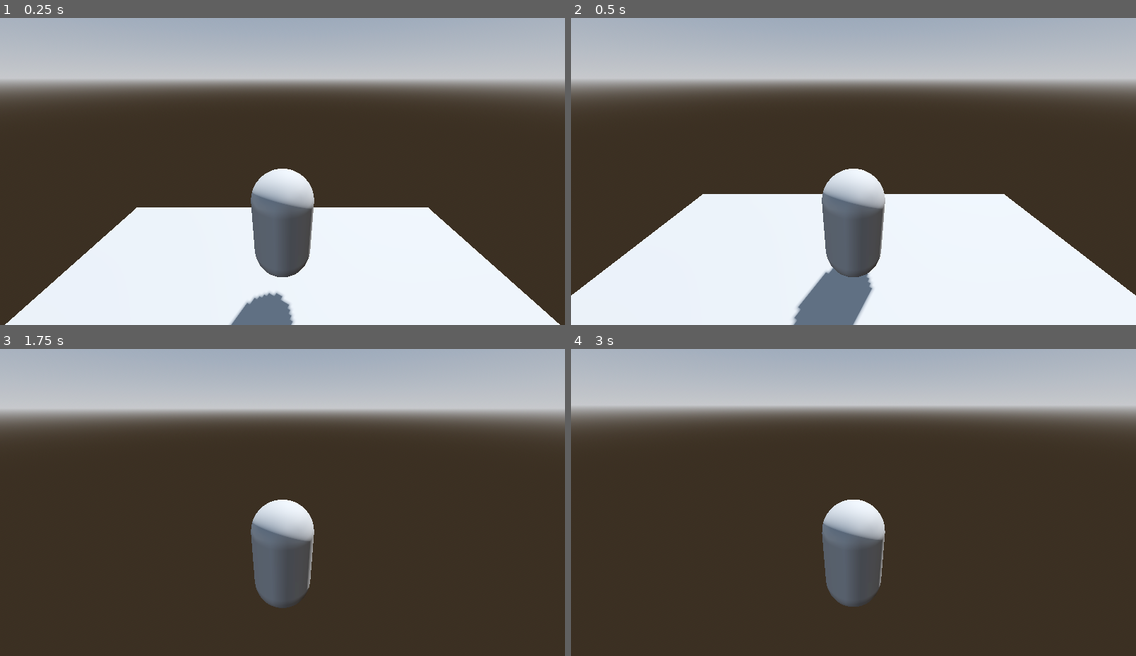
Above: before the commit, frames 1-4 (two rows, left to right).
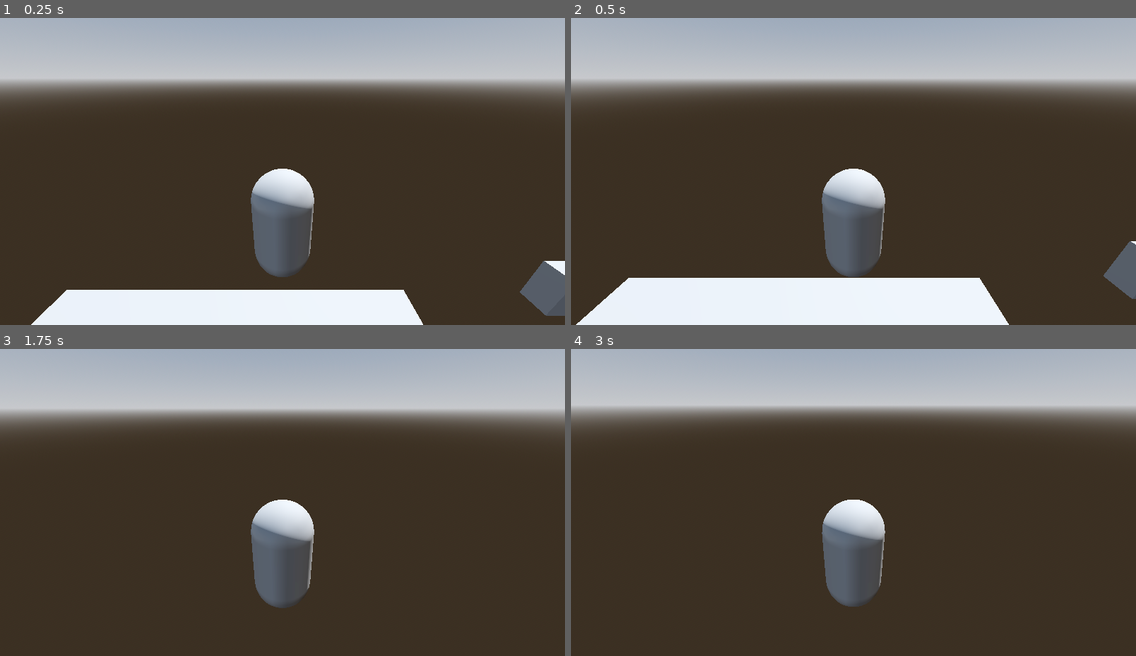
Above: after the commit, the same moments.

Repository: Git-Outtahereman/3DGodotouttahere
Game: Godot game, scene res://Level.tscn
Same seed, same stepped clock (60 frames per second), same inputs: the game is played once before the commit and once after it.
Inputs (mouse positions are in pixels of both pictures, inside the frame that each line leads up to):
- Up to frame 1 (0.25 s): no input
- Up to frame 2 (0.5 s): no input
- Up to frame 3 (1.75 s): move the mouse to (310, 502) at 0.52 s; hold W (move_forward) from 0.53 s (still down); tap Space (space) at 0.6, 1.35 s; move the mouse to (254, 502) at 1.27 s
- Up to frame 4 (3 s): keep holding W (move_forward); tap Enter at 2 s; move the mouse to (864, 496) at 2.02 s; tap Space (space) at 2.1, 2.75, 2.85 s; move the mouse to (847, 508) at 2.77 s

The runs differ from the first frame. In frame 1, 21% of the frame differs, in the area x 0-100%, y 61-100%; in frame 2, 24%, in the area x 0-100%, y 57-100%; in frame 3, less than 0.1%; in frame 4, less than 0.1%.

Commit message:
heb een deathzone gemaakt en als je die raakt respawn je op een punt

Diff:
--- a/Level.tscn
+++ b/Level.tscn
@@ -1,6 +1,7 @@
-[gd_scene load_steps=7 format=3 uid="uid://qrdrqvk0tndv"]
+[gd_scene load_steps=13 format=3 uid="uid://qrdrqvk0tndv"]
 
 [ext_resource type="PackedScene" uid="uid://dm0ne74lfii6c" path="res://player_decie.tscn" id="1_0m0jq"]
+[ext_resource type="Script" uid="uid://vcvw2bni6ybv" path="res://killzone.gd" id="2_t7iv1"]
 
 [sub_resource type="ProceduralSkyMaterial" id="ProceduralSkyMaterial_k5r16"]
 sky_horizon_color = Color(0.64625, 0.65575, 0.67075, 1)
@@ -15,11 +16,26 @@
 tonemap_mode = 2
 glow_enabled = true
 
+[sub_resource type="BoxMesh" id="BoxMesh_t7iv1"]
+size = Vector3(10, 2, 10)
+
+[sub_resource type="ConcavePolygonShape3D" id="ConcavePolygonShape3D_pcc0j"]
+data = PackedVector3Array(5, 0, 5, -5, 0, 5, 5, 0, -5, -5, 0, 5, -5, 0, -5, 5, 0, -5)
+
 [sub_resource type="PlaneMesh" id="PlaneMesh_2p30o"]
 size = Vector2(10, 10)
 
-[sub_resource type="ConcavePolygonShape3D" id="ConcavePolygonShape3D_pcc0j"]
-data = PackedVector3Array(5, 0, 5, -5, 0, 5, 5, 0, -5, -5, 0, 5, -5, 0, -5, 5, 0, -5)
+[sub_resource type="ConcavePolygonShape3D" id="ConcavePolygonShape3D_bexhn"]
+data = PackedVector3Array(-5, 1, 5, 5, 1, 5, -5, -1, 5, 5, 1, 5, 5, -1, 5, -5, -1, 5, 5, 1, -5, -5, 1, -5, 5, -1, -5, -5, 1, -5, -5, -1, -5, 5, -1, -5, 5, 1, 5, 5, 1, -5, 5, -1, 5, 5, 1, -5, 5, -1, -5, 5, -1, 5, -5, 1, -5, -5, 1, 5, -5, -1, -5, -5, 1, 5, -5, -1, 5, -5, -1, -5, 5, 1, 5, -5, 1, 5, 5, 1, -5, -5, 1, 5, -5, 1, -5, 5, 1, -5, -5, -1, 5, 5, -1, 5, -5, -1, -5, 5, -1, 5, 5, -1, -5, -5, -1, -5)
+
+[sub_resource type="BoxMesh" id="BoxMesh_bexhn"]
+size = Vector3(10, 1, 0.5)
+
+[sub_resource type="ConcavePolygonShape3D" id="ConcavePolygonShape3D_t7iv1"]
+data = PackedVector3Array(-5, 0.5, 0.25, 5, 0.5, 0.25, -5, -0.5, 0.25, 5, 0.5, 0.25, 5, -0.5, 0.25, -5, -0.5, 0.25, 5, 0.5, -0.25, -5, 0.5, -0.25, 5, -0.5, -0.25, -5, 0.5, -0.25, -5, -0.5, -0.25, 5, -0.5, -0.25, 5, 0.5, 0.25, 5, 0.5, -0.25, 5, -0.5, 0.25, 5, 0.5, -0.25, 5, -0.5, -0.25, 5, -0.5, 0.25, -5, 0.5, -0.25, -5, 0.5, 0.25, -5, -0.5, -0.25, -5, 0.5, 0.25, -5, -0.5, 0.25, -5, -0.5, -0.25, 5, 0.5, 0.25, -5, 0.5, 0.25, 5, 0.5, -0.25, -5, 0.5, 0.25, -5, 0.5, -0.25, 5, 0.5, -0.25, -5, -0.5, 0.25, 5, -0.5, 0.25, -5, -0.5, -0.25, 5, -0.5, 0.25, 5, -0.5, -0.25, -5, -0.5, -0.25)
+
+[sub_resource type="BoxShape3D" id="BoxShape3D_2nifc"]
+size = Vector3(10.0802, 1, 1)
 
 [node name="Node3D" type="Node3D"]
 
@@ -31,12 +47,14 @@
 shadow_enabled = true
 
 [node name="MeshInstance3D" type="MeshInstance3D" parent="."]
-mesh = SubResource("PlaneMesh_2p30o")
+transform = Transform3D(1, 0, 0, 0, 1, 0, 0, 0, 1, -1.40839, -2.6735, 1.81604)
+mesh = SubResource("BoxMesh_t7iv1")
 
 [node name="StaticBody3D" type="StaticBody3D" parent="MeshInstance3D"]
 
 [node name="CollisionShape3D" type="CollisionShape3D" parent="MeshInstance3D/StaticBody3D"]
 shape = SubResource("ConcavePolygonShape3D_pcc0j")
+debug_color = Color(0.627451, 0.568627, 0.792157, 0.419608)
 
 [node name="MeshInstance3D" type="MeshInstance3D" parent="MeshInstance3D"]
 transform = Transform3D(1, 0, 0, 0, 1, 0, 0, 0, 1, 21.6469, 0, 0)
@@ -46,8 +64,33 @@
 
 [node name="CollisionShape3D" type="CollisionShape3D" parent="MeshInstance3D/MeshInstance3D/StaticBody3D"]
 shape = SubResource("ConcavePolygonShape3D_pcc0j")
+debug_color = Color(0.627451, 0.568627, 0.792157, 0.419608)
+
+[node name="StaticBody3D2" type="StaticBody3D" parent="MeshInstance3D"]
+
+[node name="CollisionShape3D" type="CollisionShape3D" parent="MeshInstance3D/StaticBody3D2"]
+shape = SubResource("ConcavePolygonShape3D_bexhn")
 
 [node name="PlayerDecie" parent="." instance=ExtResource("1_0m0jq")]
 transform = Transform3D(1, 0, 0, 0, 1, 0, 0, 0, 1, 0, 2, -2)
 top_level = true
 linear_damp = 3.0
+
+[node name="MeshInstance3D2" type="MeshInstance3D" parent="."]
+transform = Transform3D(1, 0, 0, 0, 1, 0, 0, 0, 1, 10.4058, 0.10536, -2.01167)
+mesh = SubResource("BoxMesh_bexhn")
+
+[node name="StaticBody3D" type="StaticBody3D" parent="MeshInstance3D2"]
+
+[node name="CollisionShape3D" type="CollisionShape3D" parent="MeshInstance3D2/StaticBody3D"]
+shape = SubResource("ConcavePolygonShape3D_t7iv1")
+
+[node name="killzone" type="Area3D" parent="."]
+transform = Transform3D(1, 0, 0, 0, 1, 0, 0, 0, 1, 0.923285, 0.150626, -3.25598)
+script = ExtResource("2_t7iv1")
+
+[node name="CollisionShape3D" type="CollisionShape3D" parent="killzone"]
+transform = Transform3D(1, 0, 0, 0, 1, 0, 0, 0, 1, -0.601589, -0.569638, 6.27969)
+shape = SubResource("BoxShape3D_2nifc")
+
+[connection signal="body_entered" from="PlayerDecie" to="killzone" method="_on_player_decie_body_entered"]
--- /dev/null
+++ b/killzone.gd
@@ -0,0 +1,9 @@
+extends Area3D
+
+
+func _ready():
+	connect("body_entered", _on_body_entered)
+
+func _on_body_entered(body):
+	if body is RigidBody3D :  # Check if it's the player
+		body.respawn()  # Call respawn on the player
--- a/player_decie.gd
+++ b/player_decie.gd
@@ -48,3 +48,10 @@
 		if Input.get_mouse_mode() == Input.MOUSE_MODE_CAPTURED:
 			twist_input = - event.relative.x * mouse_sensitivity
 			pitch_input = - event.relative.y * mouse_sensitivity
+
+var respawn_position = Vector3(0, 9, 0)  # Adjust to a safe location
+
+func respawn():
+	global_transform.origin = respawn_position  # Reset position
+	linear_velocity = Vector3.ZERO  # Stop movement
+	angular_velocity = Vector3.ZERO  # Stop rotation
--- a/project.godot
+++ b/project.godot
@@ -12,7 +12,7 @@
 
 config/name="3DGameDeclan-Mathijs"
 run/main_scene="res://Level.tscn"
-config/features=PackedStringArray("4.3", "Forward Plus")
+config/features=PackedStringArray("4.4", "Forward Plus")
 config/icon="res://icon.svg"
 
 [display]
Not shown, added: killzone.gd.uid
Not shown, added: player_decie.gd.uid
Not shown: 1 places in player_decie.tscn that only renumber resources
